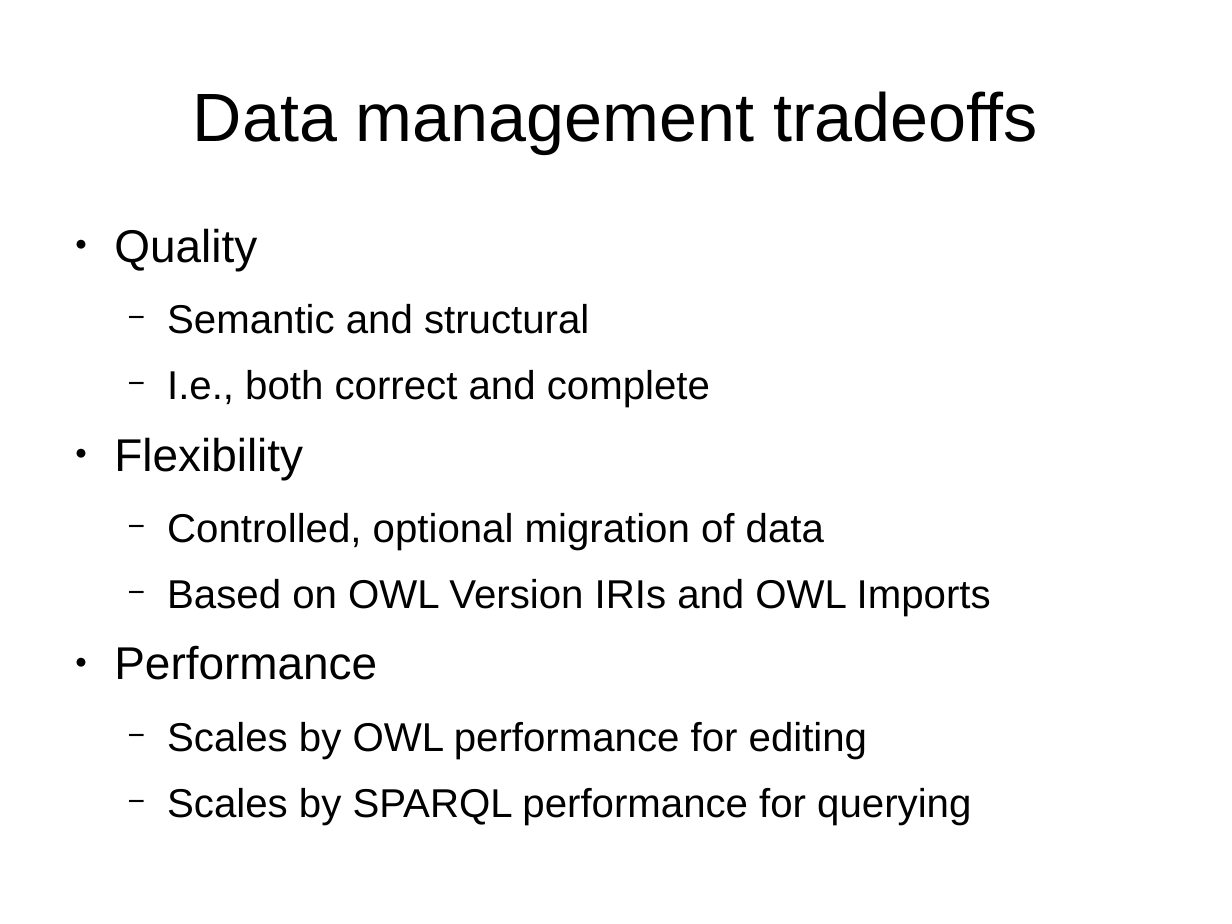
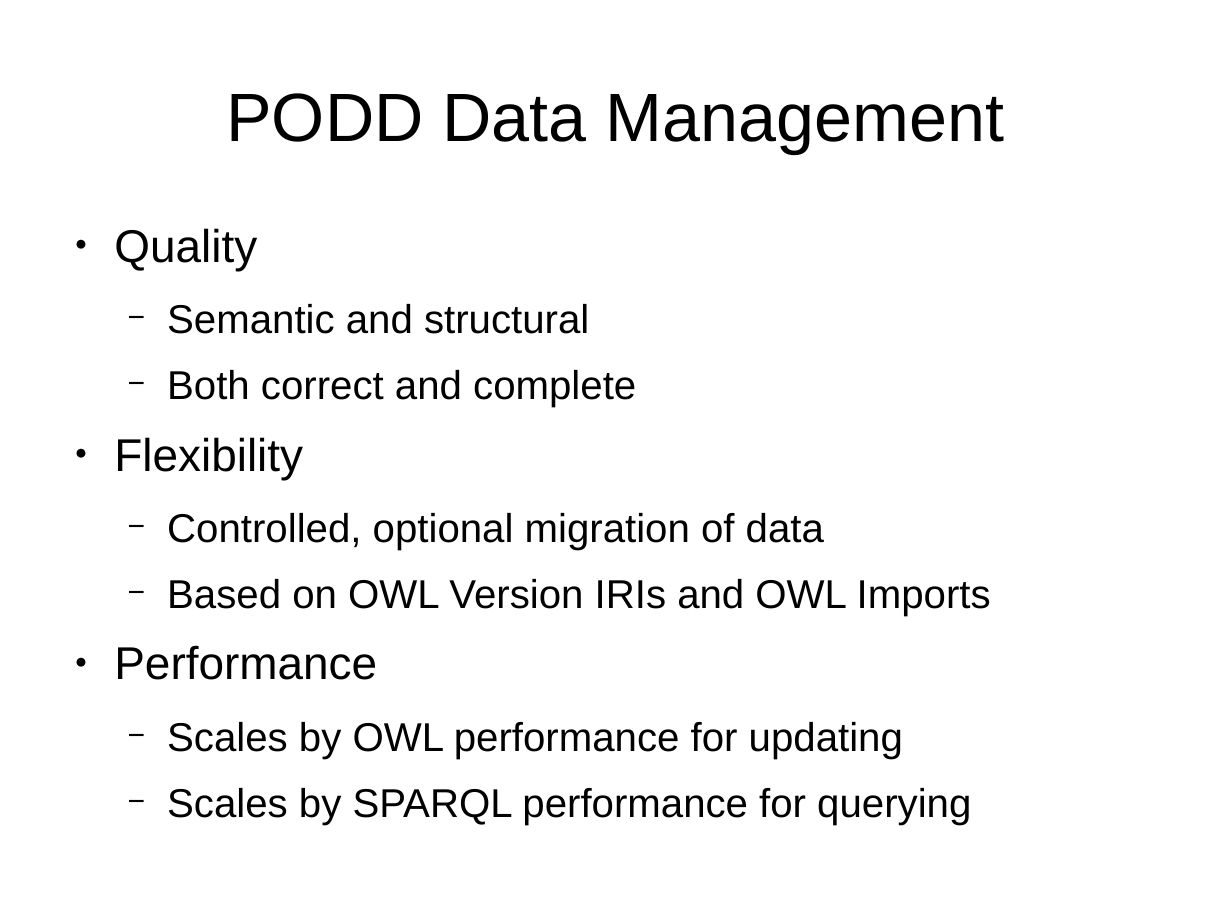
Before and after one commit to podd/podd-publications, a slide deck: slide 5 of montpellier2014/PODD-Montpellier2014.odp. Drawn at 1232x924 pixels with LibreOffice and Linux fonts; fonts in the diff are those of the drawing. Boxes give left, top, right and bottom in pixels: in the first picture for what was removed or moved away, otherwise in the second. Text is boxed around its words. In the diff, an @@ line names an element or a change of style, - is before the commit and + after.

```diff
--- a/montpellier2014/PODD-Montpellier2014.odp
+++ b/montpellier2014/PODD-Montpellier2014.odp
@@ title at bbox=[226, 93, 1004, 153]: text changed @@
-Data management tradeoffs
+PODD Data Management
@@ text at bbox=[167, 370, 636, 407]: text changed @@
-  − I.e., both correct and complete
+  − Both correct and complete
@@ text at bbox=[167, 722, 903, 759]: text changed @@
-  − Scales by OWL performance for editing
+  − Scales by OWL performance for updating
```
Also in this commit, not shown: 5 other slides changed, 2 slides added, 2 slides removed, 7 other files.
